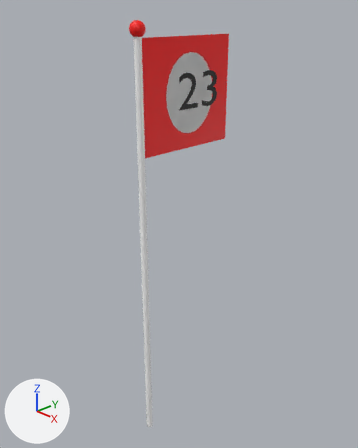
The Blender file Grafik/Flag.Minigolf.blend: old version first, new version second.
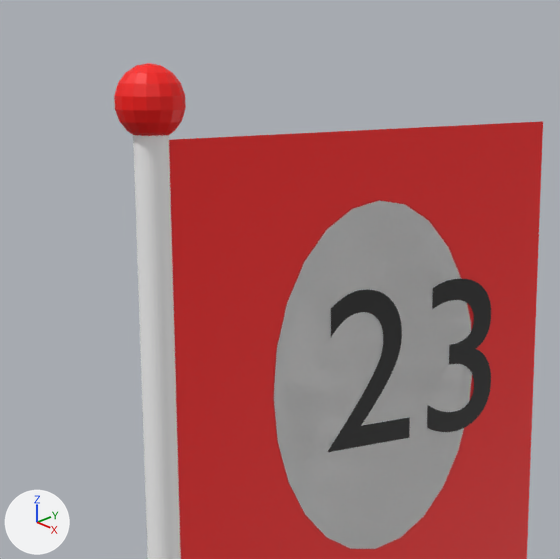
There are two pictures of each version: one whole from a 50 mm camera at (0.985, -0.807, 0.675) aimed at (-0.025, 0.162, 0.068), one close up on the part from 29% to 65% of the width and 1% to 30% of the height. The lights are fixed; the arrows at lower left show +X, +Y and +Z. Text is drawn in Blender's own font. The same objects are shown in both versions, whatever each file hides.

The older version as bpy lines, for what is in view:
```python
me_plane_001 = bpy.data.meshes.new('Plane.001')
me_plane_001.from_pydata([(-0.125, -0.125, 0.0), (0.125, -0.125, 0.0), (-0.125, 0.125, 0.0), (0.125, 0.125, 0.0)], [], [(0, 1, 3, 2)])
me_plane_001.materials.append(mat_material_003)  # red #ff1111
me_sphere_001 = bpy.data.meshes.new('Sphere.001')
me_sphere_001.from_pydata(...)  # a UV sphere (16 segments, 9 rings, poles along z) spanning x -0.0197..0.0197, y -0.0197..0.0197, z -0.02..0.02
me_sphere_001.materials.append(mat_material_005)  # red #ff0800
txt_1_003 = bpy.data.curves.new('1.003', 'FONT')
txt_1_003.body = '23'
txt_1_003.materials.append(mat_material_006)  # black #000000
txt_1_003.size = 0.14
ob_1_003 = bpy.data.objects.new('1.003', txt_1_003)
ob_1_003.location = (0.001, 0.13, 0.42)
ob_1_003.rotation_euler = (1.571, 0.0, 1.571)  # degrees (90, 0, 90)
ob_1_003.scale = (1.22, 1.0, 1.0)
ob_plane_001 = bpy.data.objects.new('Plane.001', me_plane_001)
ob_plane_001.location = (0.0, 0.17, 0.46)
ob_plane_001.rotation_euler = (0.0, 1.571, 0.0)  # degrees (0, 90, 0)
ob_plane_001.scale = (1.2, 1.3, 1.0)
ob_sphere_001 = bpy.data.objects.new('Sphere.001', me_sphere_001)
ob_sphere_001.location = (0.0, 0.0, 0.63)
# also in view: 'Circle.001' at (0.0, 0.18, 0.46); 'Cylinder.001' at (0.0, 0.0, 0.0)
```
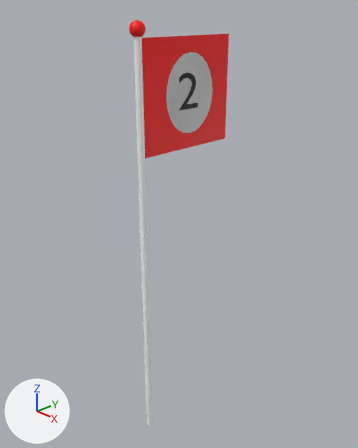
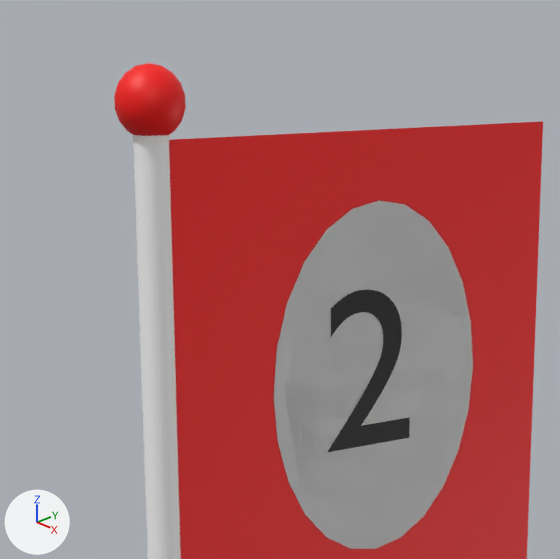
Changed parts and their boxes [x1, y1, x2, y2] in the close-ups (560 x 559 px):
'1.003', text changed
    before: [328, 279, 491, 452]
    after: [328, 290, 410, 452]

The change in detail:
In text '1.003' (txt_1_003), body goes from '23' to '2'.
